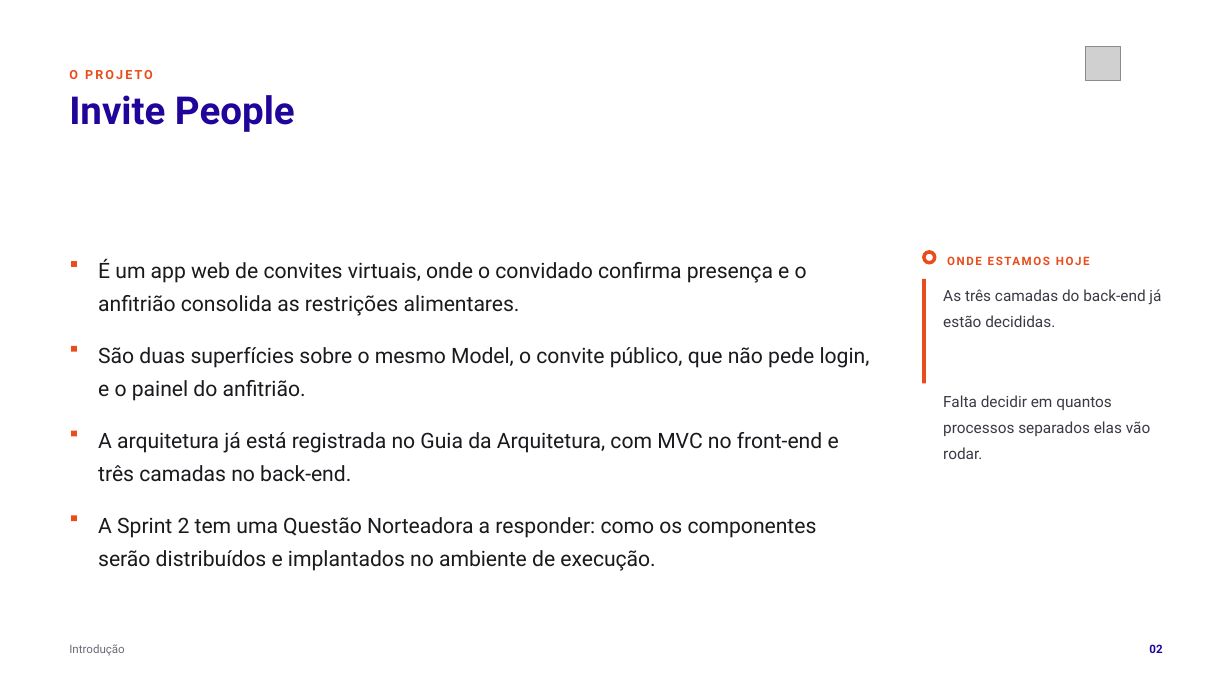
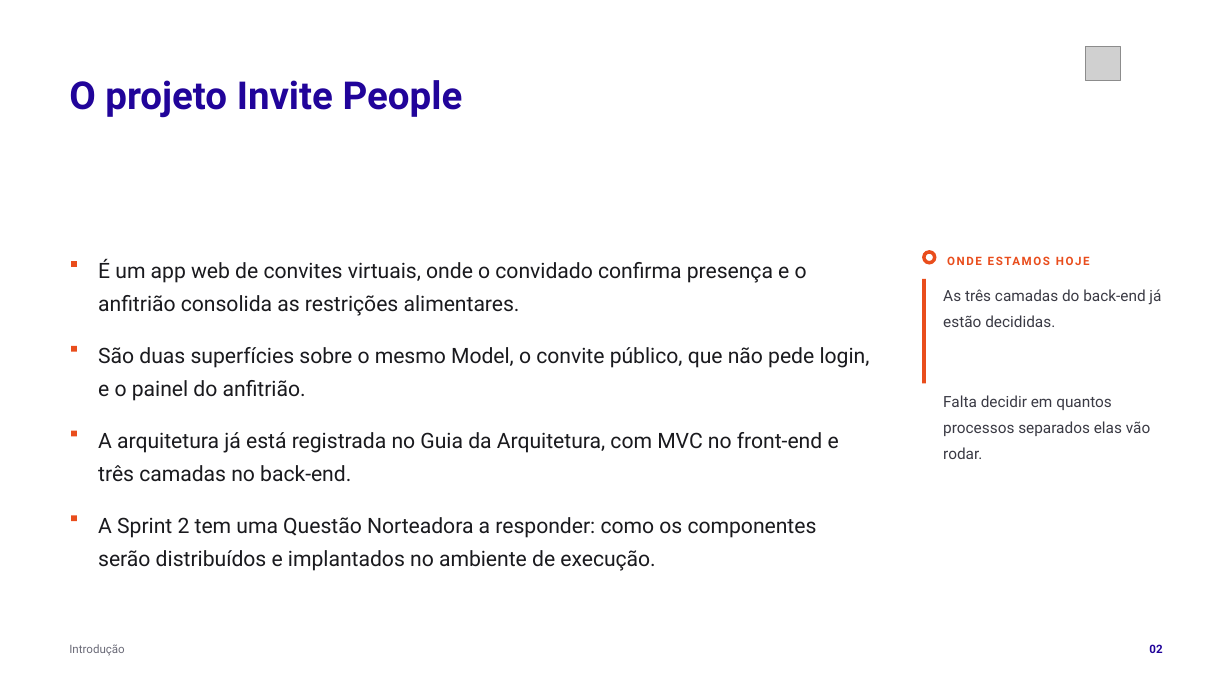
Before and after one commit to tcpassos/invite-app, a slide deck: slide 2 of trabalhos/T1-Docker-Invite-People.pptx. Drawn at 1232x693 pixels with LibreOffice and Linux fonts; fonts in the diff are those of the drawing; grey boxes stand for pictures. Boxes give left, top, right and bottom in pixels: in the first picture for what was removed or moved away, otherwise in the second. Text is boxed around its words. In the diff, an @@ line names an element or a change of style, - is before the commit and + after.

```diff
--- a/trabalhos/T1-Docker-Invite-People.pptx
+++ b/trabalhos/T1-Docker-Invite-People.pptx
@@ text at box(69, 80, 463, 118): text changed @@
-Invite People
+O projeto Invite People
@@ text removed at box(69, 70, 153, 79) @@
-O PROJETO
```
Also in this commit, not shown: 25 other slides changed, 31 other files.
